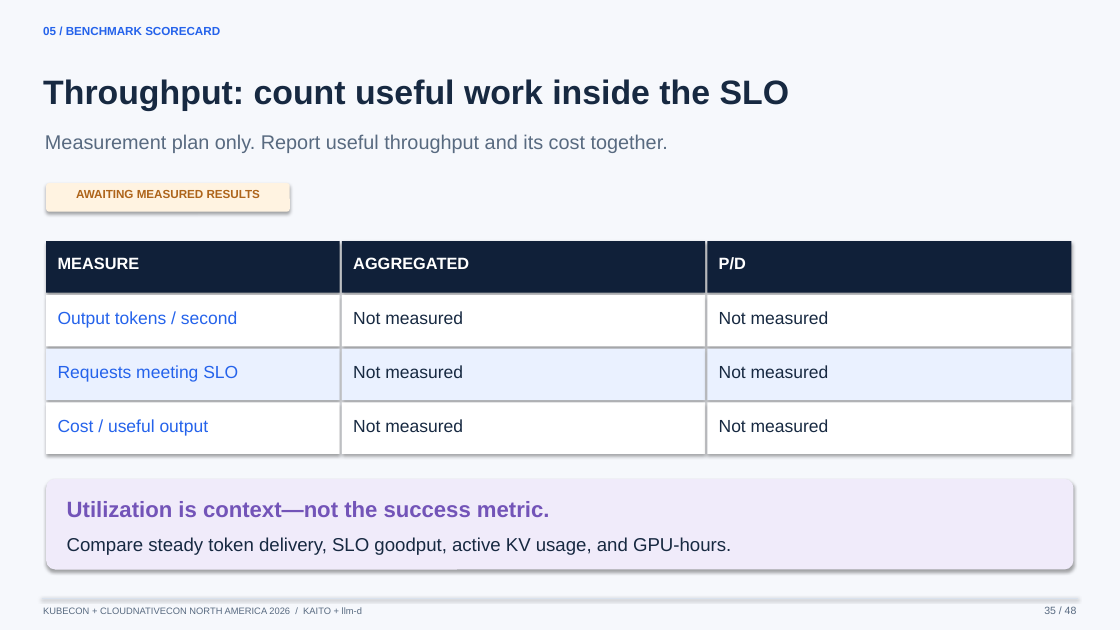
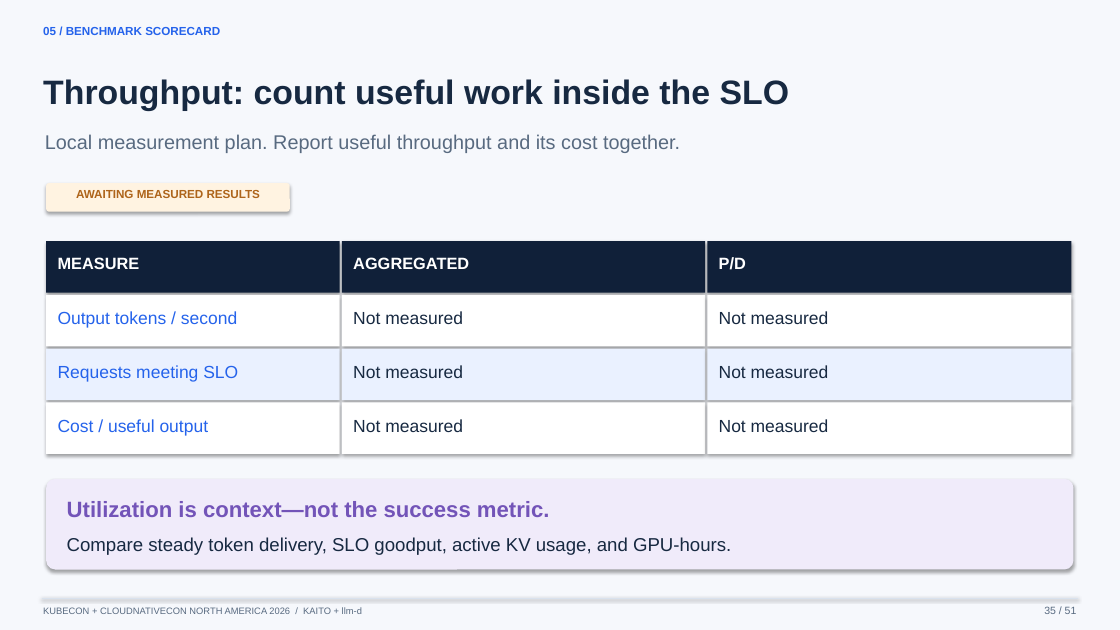
Before and after one commit to andyzhangx/demo, a slide deck: slide 35 of llm/kubecon-na-2026-pd-disaggregation.pptx. Drawn at 1120x630 pixels with LibreOffice and Linux fonts; fonts in the diff are those of the drawing. Boxes give left, top, right and bottom in pixels: in the first picture for what was removed or moved away, otherwise in the second. Text is boxed around its words. In the diff, an @@ line names an element or a change of style, - is before the commit and + after.

```diff
--- a/llm/kubecon-na-2026-pd-disaggregation.pptx
+++ b/llm/kubecon-na-2026-pd-disaggregation.pptx
@@ text at (x1=45, y1=134, x2=680, y2=153): text changed @@
-Measurement plan only. Report useful throughput and its cost together.
+Local measurement plan. Report useful throughput and its cost together.
@@ text at (x1=1044, y1=607, x2=1077, y2=614): text changed @@
-35 / 48
+35 / 51
```
Also in this commit, not shown: 47 other slides changed, 3 slides added, 7 other files.
